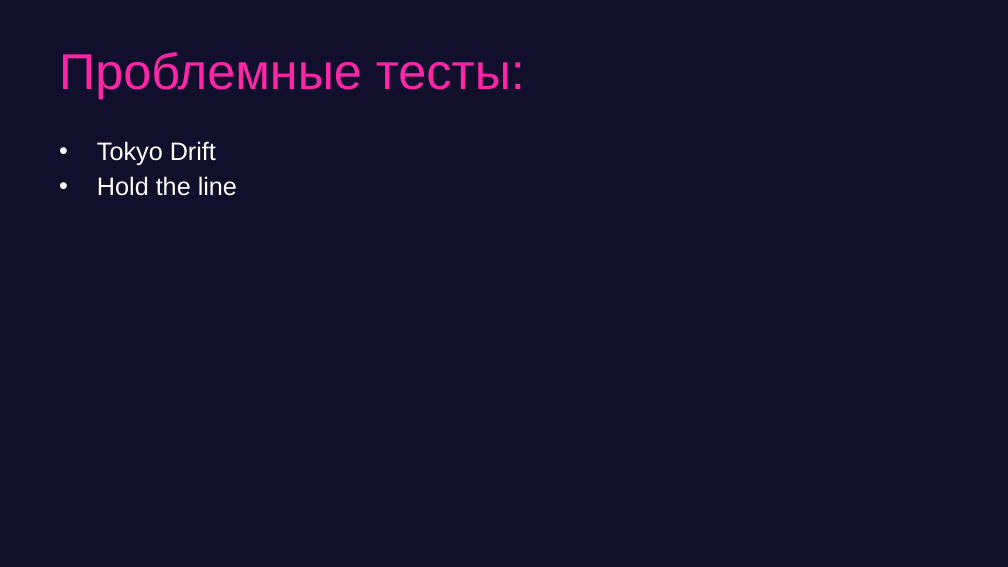
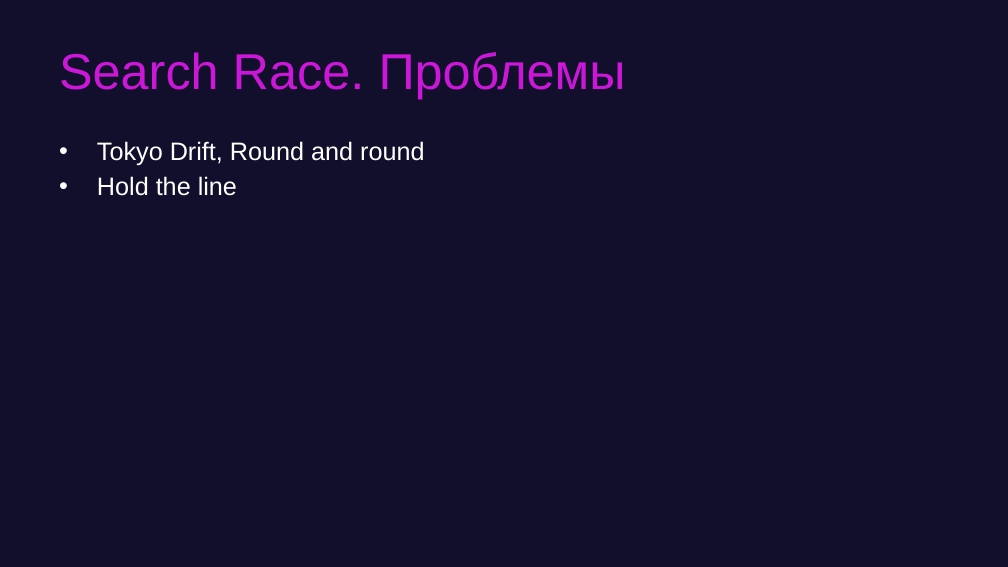
Before and after one commit to game-ai-course/game-ai-school, a slide deck: slide 12 of day1-montecarlo.pptx (slide 7 before the commit). Drawn at 1008x567 pixels with LibreOffice and Linux fonts; fonts in the diff are those of the drawing. Boxes give left, top, right and bottom in pixels: in the first picture for what was removed or moved away, otherwise in the second. Text is boxed around its words. In the diff, an @@ line names an element or a change of style, - is before the commit and + after.

```diff
--- a/day1-montecarlo.pptx
+++ b/day1-montecarlo.pptx
@@ title at (59,52,626,99): text changed; text colour #FE25A7 to #CC17D8 @@
-Проблемные тесты:
+Search Race. Проблемы
@@ text at (97,141,424,166): text changed @@
-• Tokyo Drift
+• Tokyo Drift, Round and round
```
Also in this commit, not shown: 15 other slides changed, 12 slides added, 10 slides removed, 13 other files.
